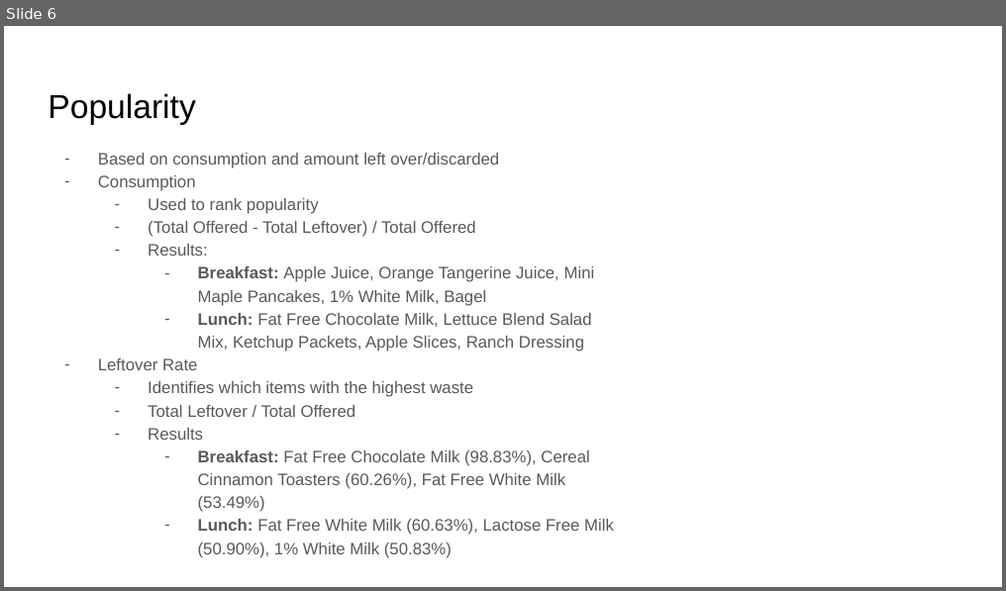
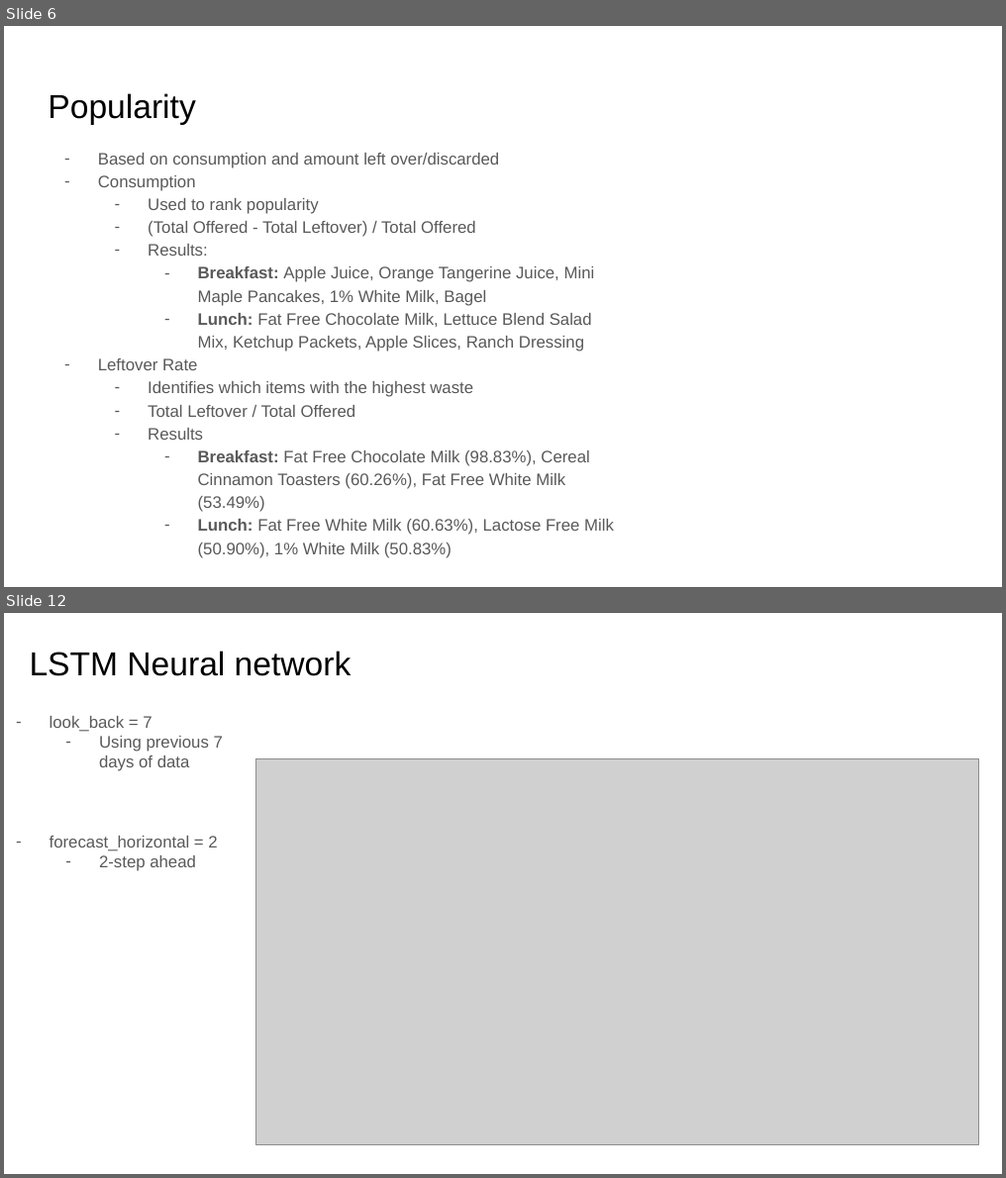
Before and after one commit to JupiK9/fall-2025-group2, a slide deck: presentation/Capstone Final Presentation.pptx. Shown one above the other, each under a label of ours: slide 6 before the commit, slides 6 and 12 after it; the slides between them are not shown. The pictures are 1006x591 and 1006x1178 pixels, drawn with LibreOffice and Linux fonts; fonts in the diff are those of the drawing; grey boxes stand for pictures; background and template pictures are left out. Boxes give left, top, right and bottom in pixels: in the first picture for what was removed or moved away, otherwise in the second. Text is boxed around its words. In the diff, an @@ line names an element or a change of style, - is before the commit and + after.

```diff
--- a/presentation/Capstone Final Presentation.pptx
+++ b/presentation/Capstone Final Presentation.pptx
@@ slide 12 added at (4, 613, 1002, 1174), background picture (left out) @@
@@ title added at (30, 651, 351, 676), 24 pt, text #000000 @@
+LSTM Neural network
@@ text added at (50, 716, 223, 871), 12 pt, text #595959 @@
+– look_back = 7
+  – Using previous 7 days of data
+– forecast_horizontal = 2
+  – 2-step ahead
@@ picture added at (255, 760, 979, 1145) @@
```
Also in this commit, not shown: 6 slides changed, 11 other slides added, 5 slides removed.
